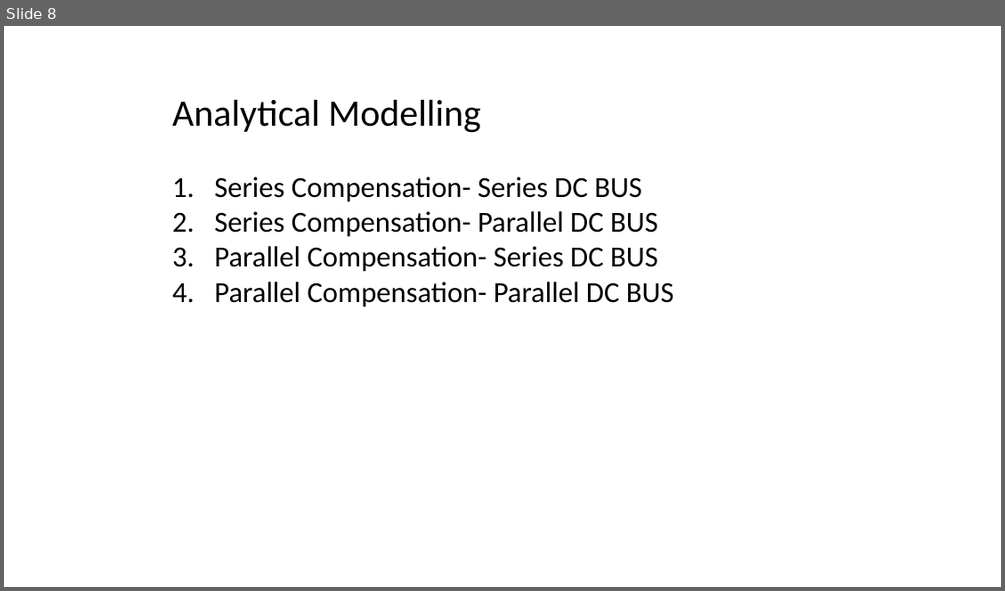
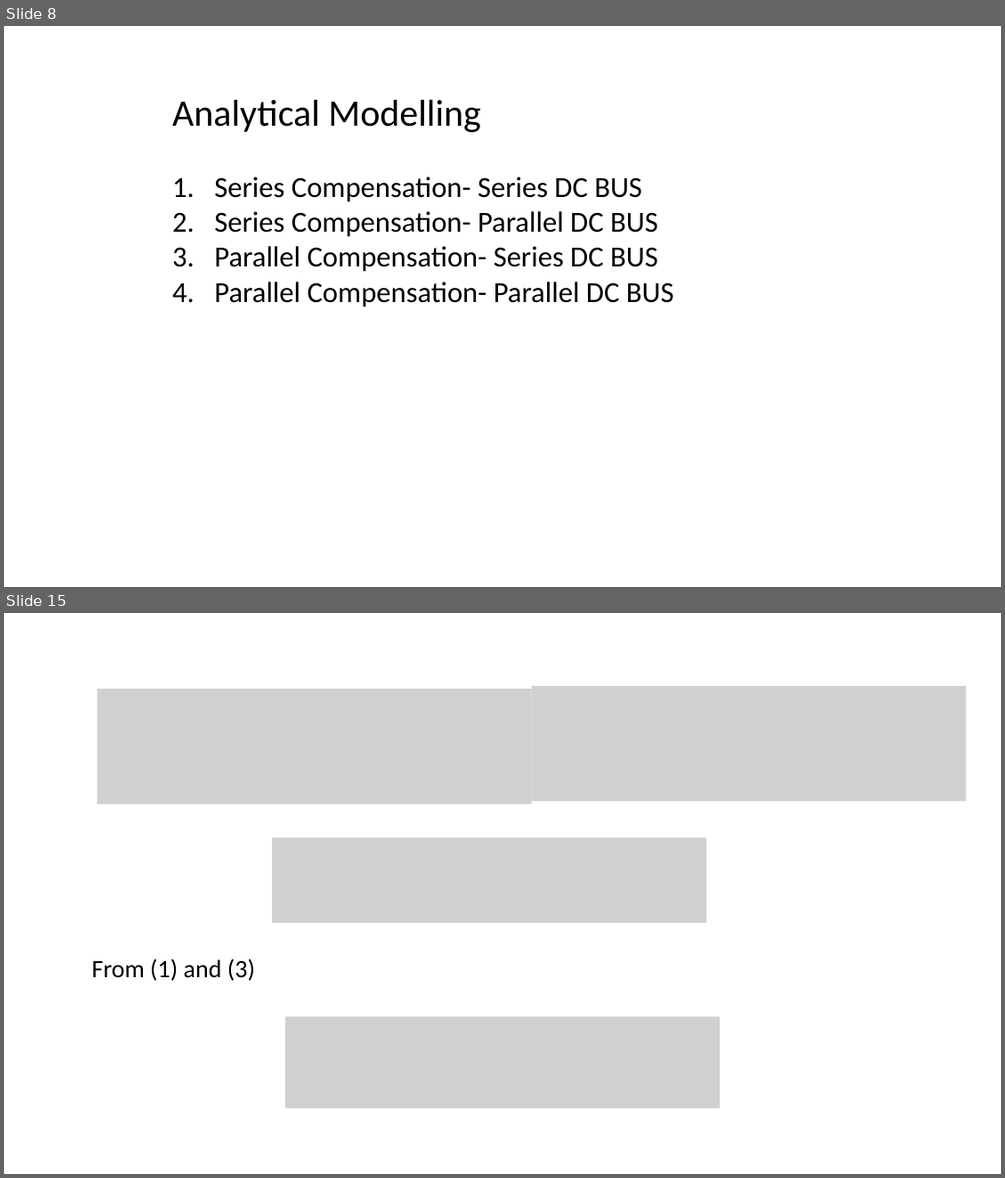
Before and after one commit to EnesAyaz/Studies, a slide deck: WPT/Series-Parallel/Report/Generalized_series_parallel_DC.pptx. Shown one above the other, each under a label of ours: slide 8 before the commit, slides 8 and 15 after it; the slides between them are not shown. The pictures are 1005x591 and 1005x1178 pixels, drawn with LibreOffice and Linux fonts; fonts in the diff are those of the drawing; grey boxes stand for pictures. Boxes give left, top, right and bottom in pixels: in the first picture for what was removed or moved away, otherwise in the second. Text is boxed around its words. In the diff, an @@ line names an element or a change of style, - is before the commit and + after.

```diff
--- a/WPT/Series-Parallel/Report/Generalized_series_parallel_DC.pptx
+++ b/WPT/Series-Parallel/Report/Generalized_series_parallel_DC.pptx
@@ slide 15 added at <box>4,613,1001,1174</box>, background #FFFFFF @@
@@ picture added at <box>97,689,531,803</box> @@
@@ picture added at <box>531,686,966,801</box> @@
@@ picture added at <box>272,837,706,923</box> @@
@@ text added at <box>92,958,255,981</box>, 24 pt, text #000000 @@
+From (1) and (3)
@@ picture added at <box>285,1017,720,1108</box> @@
```
Also in this commit, not shown: 1 slide changed, 8 other slides added, 4 slides removed, 11 other files.
